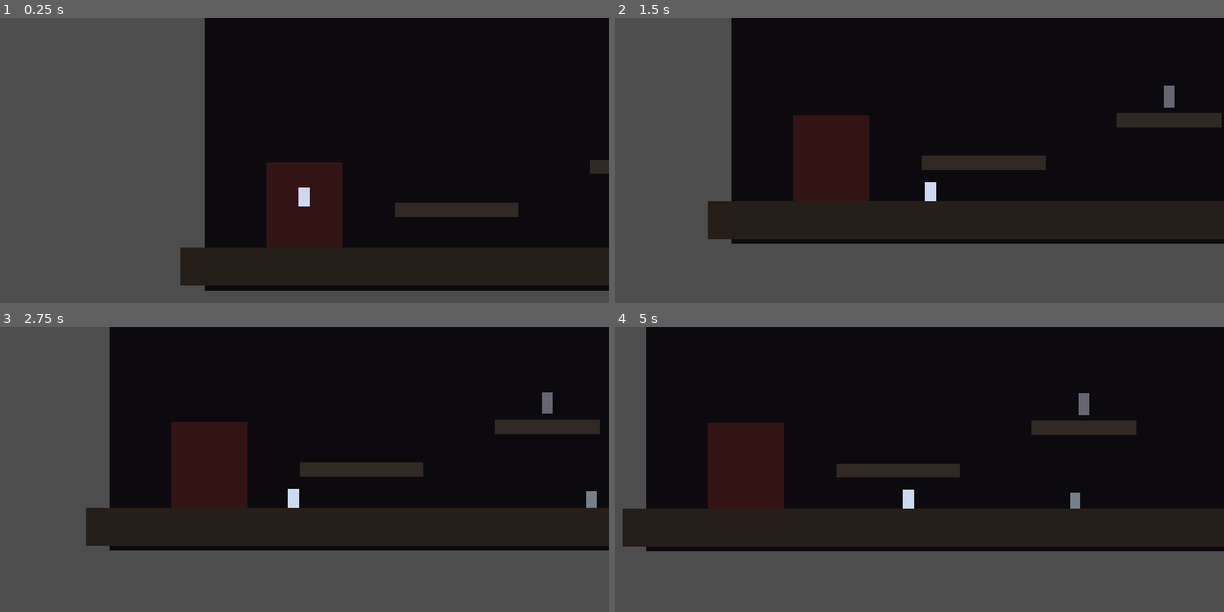
Above: before the commit, frames 1-4 (two rows, left to right).
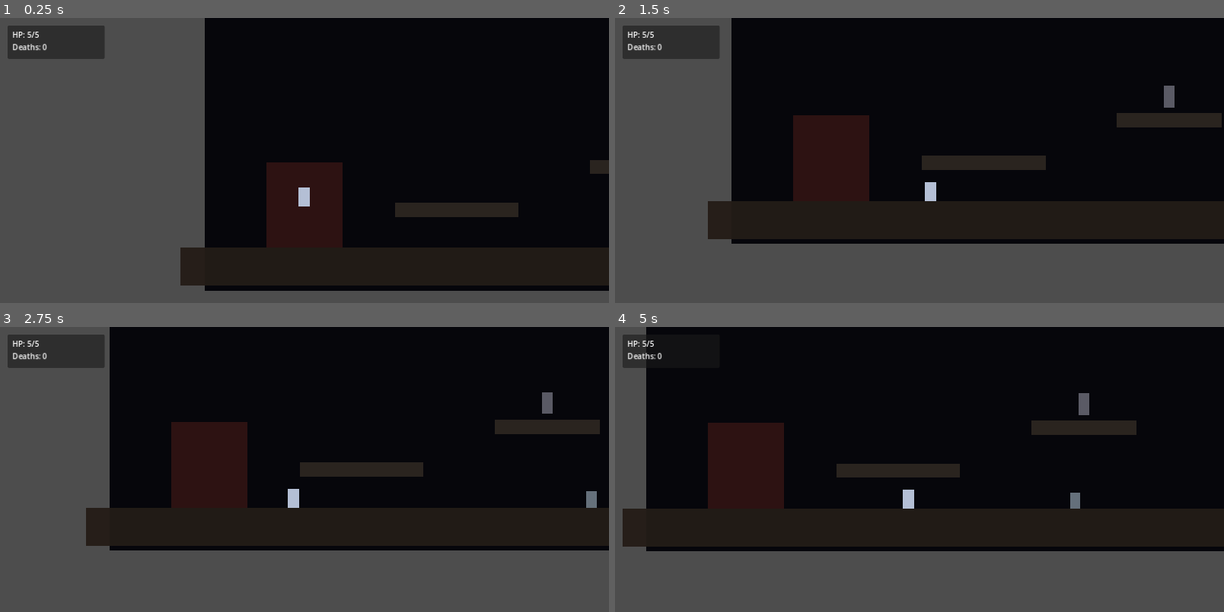
Above: after the commit, the same moments.

Repository: highneken/ProjectDarkness2D
Game: Godot game, scene res://scenes/Main.tscn
Two runs of this game, one before a commit and one after it. Both use one fixed random seed, a clock stepped at 60 frames per second and the inputs below.
Inputs:
- Up to frame 1 (0.25 s): no input
- Up to frame 2 (1.5 s): hold D (move_right) from 0.53 s (still down); tap J (attack) at 0.6, 1.35 s; tap Space (jump) at 0.77 s
- Up to frame 3 (2.75 s): tap Space (jump) at 1.52 s; release D (move_right) at 2.03 s; hold A (move_left) from 2.03 s (still down); tap J (attack) at 2.1 s
- Up to frame 4 (5 s): release A (move_left) at 2.78 s; hold D (move_right) 2.78-4.28 s; tap J (attack) at 2.85, 3.6, 4.35 s; tap Space (jump) at 3.02, 3.77, 4.52 s; hold A (move_left) from 4.28 s (still down)

The runs differ from the first frame. In frame 1, 1.9% of the frame differs, in the area x 1-51%, y 2-67%; in frame 2, 1.9%; in frame 3, 1.9%; in frame 4, 0.6%.

Commit message:
Dark asset pass: HUD, mood overlay, and gameplay telemetry

Diff:
--- /dev/null
+++ b/scenes/HUD.tscn
@@ -0,0 +1,26 @@
+[gd_scene load_steps=2 format=3 uid="uid://hud"]
+
+[ext_resource type="Script" path="res://scripts/hud.gd" id="1_hud"]
+
+[node name="HUD" type="CanvasLayer"]
+script = ExtResource("1_hud")
+
+[node name="Panel" type="Panel" parent="."]
+offset_left = 16.0
+offset_top = 16.0
+offset_right = 220.0
+offset_bottom = 86.0
+
+[node name="HpLabel" type="Label" parent="Panel"]
+offset_left = 10.0
+offset_top = 8.0
+offset_right = 180.0
+offset_bottom = 31.0
+text = "HP: 5/5"
+
+[node name="DeathLabel" type="Label" parent="Panel"]
+offset_left = 10.0
+offset_top = 34.0
+offset_right = 180.0
+offset_bottom = 57.0
+text = "Deaths: 0"
--- a/scenes/Main.tscn
+++ b/scenes/Main.tscn
@@ -1,10 +1,11 @@
-[gd_scene load_steps=10 format=3 uid="uid://main"]
+[gd_scene load_steps=11 format=3 uid="uid://main"]
 
 [ext_resource type="PackedScene" path="res://scenes/Player.tscn" id="1_pl"]
 [ext_resource type="Script" path="res://scripts/game_manager.gd" id="2_gm"]
 [ext_resource type="Script" path="res://scripts/kill_zone.gd" id="3_kz"]
 [ext_resource type="PackedScene" path="res://scenes/EnemyEcho.tscn" id="4_en"]
 [ext_resource type="PackedScene" path="res://scenes/Checkpoint.tscn" id="5_cp"]
+[ext_resource type="PackedScene" path="res://scenes/HUD.tscn" id="6_hud"]
 
 [sub_resource type="RectangleShape2D" id="RectangleShape2D_floor"]
 size = Vector2(1400, 80)
@@ -25,7 +26,16 @@
 offset_top = -10.0
 offset_right = 1290.0
 offset_bottom = 730.0
-color = Color(0.05, 0.04, 0.06, 1)
+color = Color(0.03, 0.03, 0.05, 1)
+
+[node name="Vignette" type="ColorRect" parent="."]
+z_index = 20
+offset_left = -10.0
+offset_top = -10.0
+offset_right = 1290.0
+offset_bottom = 730.0
+mouse_filter = 2
+color = Color(0, 0, 0, 0.12)
 
 [node name="SpawnPoint" type="Marker2D" parent="."]
 position = Vector2(200, 500)
@@ -97,6 +107,8 @@
 position = Vector2(910, 420)
 groups = ["checkpoints"]
 
+[node name="HUD" parent="." instance=ExtResource("6_hud")]
+
 [node name="GameManager" type="Node" parent="."]
 script = ExtResource("2_gm")
 
--- a/scripts/game_manager.gd
+++ b/scripts/game_manager.gd
@@ -1,4 +1,6 @@
 extends Node
+
+signal death_count_changed(count: int)
 
 var death_count: int = 0
 
@@ -26,4 +28,7 @@
 	player.velocity = Vector2.ZERO
 	if "hp" in player and "max_hp" in player:
 		player.hp = player.max_hp
+		if player.has_signal("hp_changed"):
+			player.emit_signal("hp_changed", player.hp, player.max_hp)
+	emit_signal("death_count_changed", death_count)
 	print("Deaths:", death_count)
--- /dev/null
+++ b/scripts/hud.gd
@@ -0,0 +1,22 @@
+extends CanvasLayer
+
+@onready var hp_label: Label = $Panel/HpLabel
+@onready var death_label: Label = $Panel/DeathLabel
+
+func _ready() -> void:
+	var player := get_parent().get_node("Player")
+	var gm := get_parent().get_node("GameManager")
+
+	if player.has_signal("hp_changed"):
+		player.hp_changed.connect(_on_hp_changed)
+		_on_hp_changed(player.hp, player.max_hp)
+
+	if gm.has_signal("death_count_changed"):
+		gm.death_count_changed.connect(_on_death_count_changed)
+		_on_death_count_changed(gm.death_count)
+
+func _on_hp_changed(current: int, max_hp: int) -> void:
+	hp_label.text = "HP: %d/%d" % [current, max_hp]
+
+func _on_death_count_changed(count: int) -> void:
+	death_label.text = "Deaths: %d" % count
--- a/scripts/player.gd
+++ b/scripts/player.gd
@@ -1,6 +1,7 @@
 extends CharacterBody2D
 
 signal died
+signal hp_changed(current: int, max: int)
 
 @export var speed: float = 220.0
 @export var jump_velocity: float = -420.0
@@ -26,6 +27,7 @@
 func _ready() -> void:
 	hp = max_hp
 	attack_shape.disabled = true
+	emit_signal("hp_changed", hp, max_hp)
 
 func _physics_process(delta: float) -> void:
 	if Input.is_action_just_pressed("jump"):
@@ -78,6 +80,7 @@
 	if invuln:
 		return
 	hp -= amount
+	emit_signal("hp_changed", hp, max_hp)
 	invuln = true
 	body_visual.color = Color(1, 0.45, 0.45, 1)
 	await get_tree().create_timer(invuln_time).timeout
